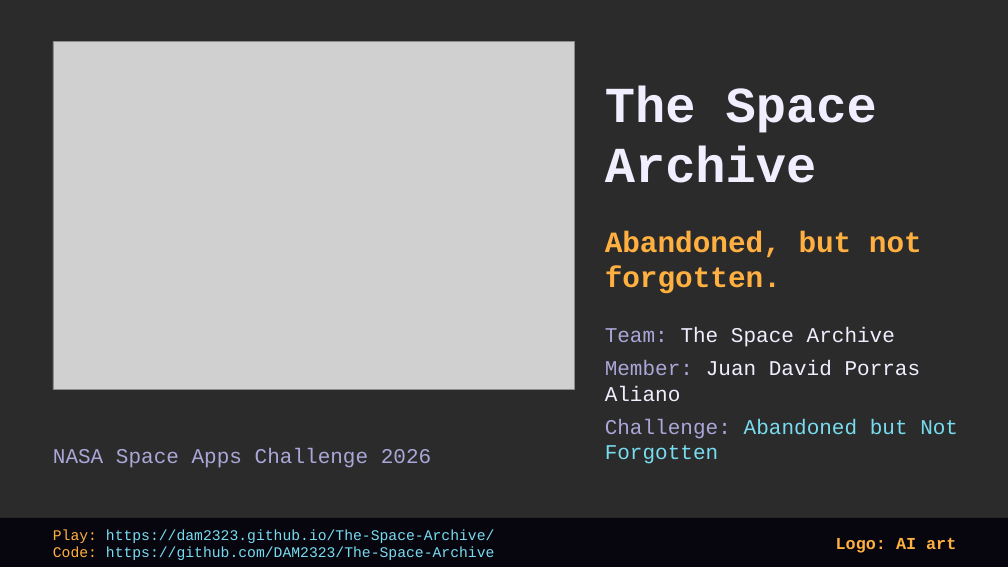
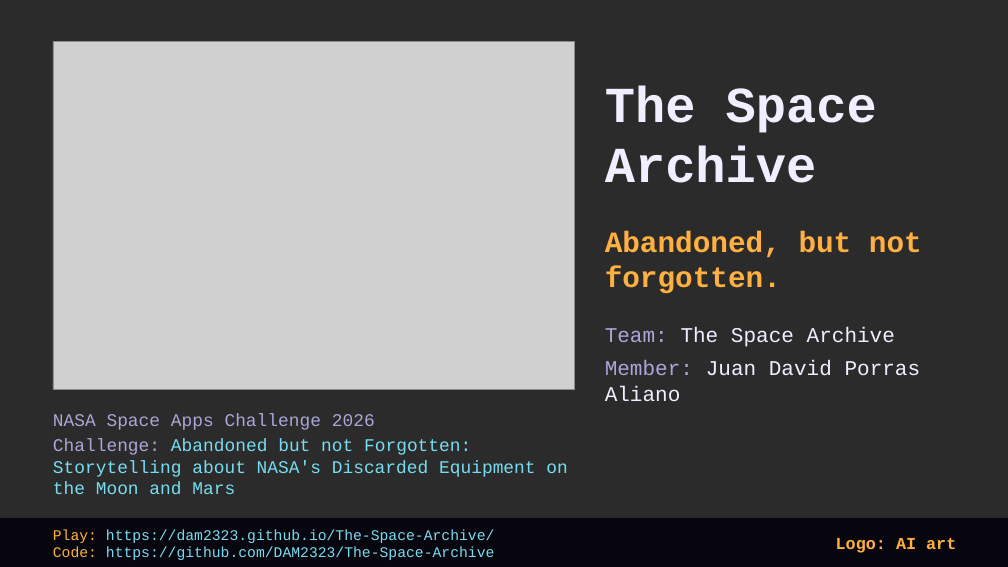
Before and after one commit to DAM2323/The-Space-Archive, a slide deck: slide 1 of docs/demo/The-Space-Archive-demo.pptx. Drawn at 1008x567 pixels with LibreOffice and Linux fonts; fonts in the diff are those of the drawing; grey boxes stand for pictures; background and template pictures are left out; a plain dark background stands for a picture behind light text. Boxes give left, top, right and bottom in pixels: in the first picture for what was removed or moved away, otherwise in the second. Text is boxed around its words. In the diff, an @@ line names an element or a change of style, - is before the commit and + after.

```diff
--- a/docs/demo/The-Space-Archive-demo.pptx
+++ b/docs/demo/The-Space-Archive-demo.pptx
@@ text at (53, 413, 375, 430): size 20 to 17 pt in "NASA Space Apps Challenge 2026"; more space between paragraphs @@
@@ text "NASA Space Apps Challenge 2026": place and size @@
-text "NASA Space Apps Challenge 2026" at (53, 448, 431, 468)
+text "NASA Space Apps Challenge 2026" at (53, 413, 567, 494)
@@ text at (605, 419, 958, 464): paragraph removed @@
-Challenge: Abandoned but Not Forgotten
@@ text at (53, 439, 567, 494): paragraph added @@
+Challenge: Abandoned but not Forgotten: Storytelling about NASA's Discarded Equipment on the Moon and Mars
```
Also in this commit, not shown: 4 other files.
